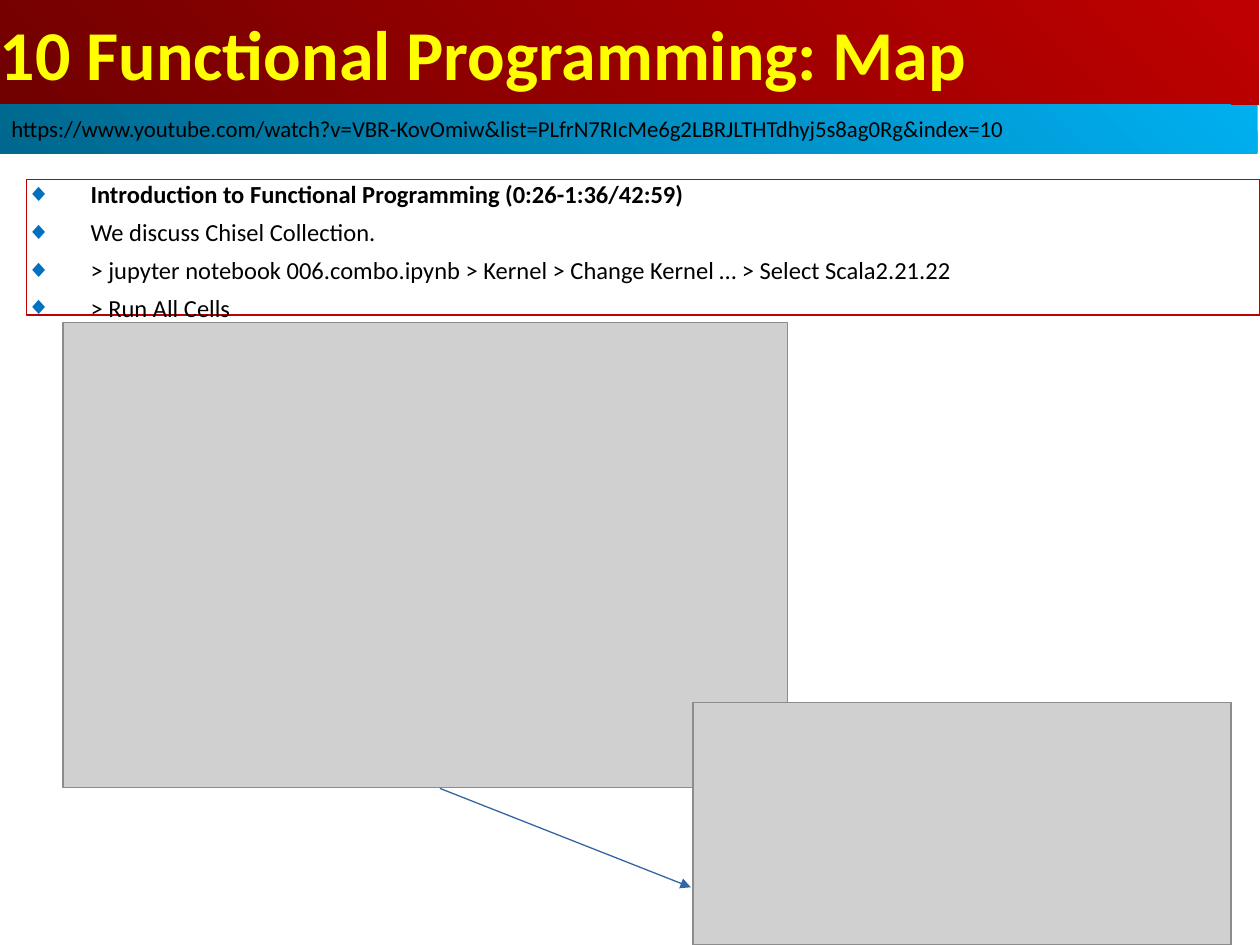
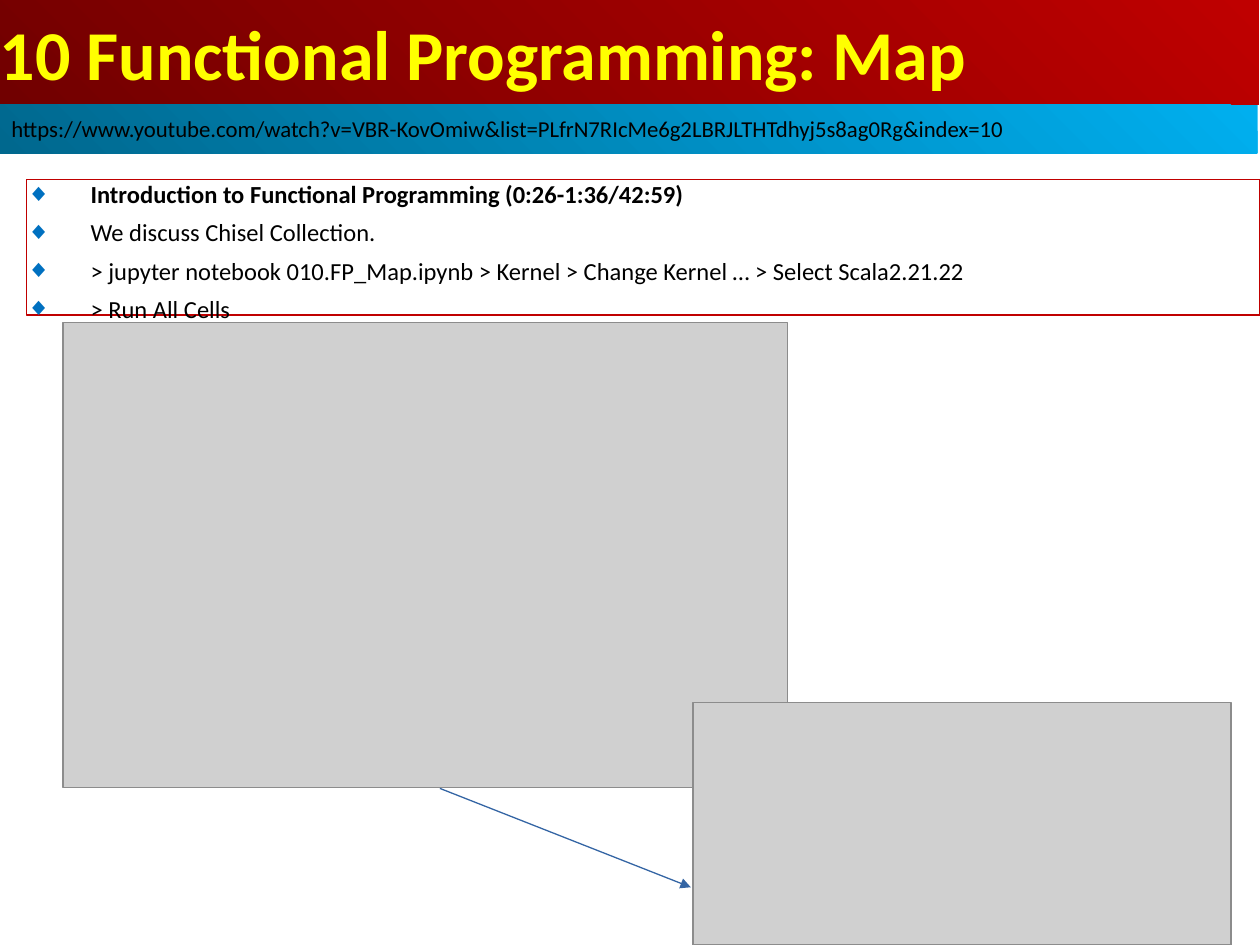
Before and after one commit to peterhchen/AIU_CS800_Chisel, a slide deck: slide 4 of 500_UCSC_HWD/010_FP_Map/000_Video/010.FP_Map.ppt. Drawn at 1260x945 pixels with LibreOffice and Linux fonts; fonts in the diff are those of the drawing; grey boxes stand for pictures. Boxes give left, top, right and bottom in pixels: in the first picture for what was removed or moved away, otherwise in the second. Text is boxed around its words. In the diff, an @@ line names an element or a change of style, - is before the commit and + after.

```diff
--- a/500_UCSC_HWD/010_FP_Map/000_Video/010.FP_Map.ppt
+++ b/500_UCSC_HWD/010_FP_Map/000_Video/010.FP_Map.ppt
@@ text in rectangle at <box>108,263,963,285</box>: text changed @@
-◆ > jupyter notebook 006.combo.ipynb > Kernel > Change Kernel … > Select Scala2.21.22
+◆ > jupyter notebook 010.FP_Map.ipynb > Kernel > Change Kernel … > Select Scala2.21.22
```
